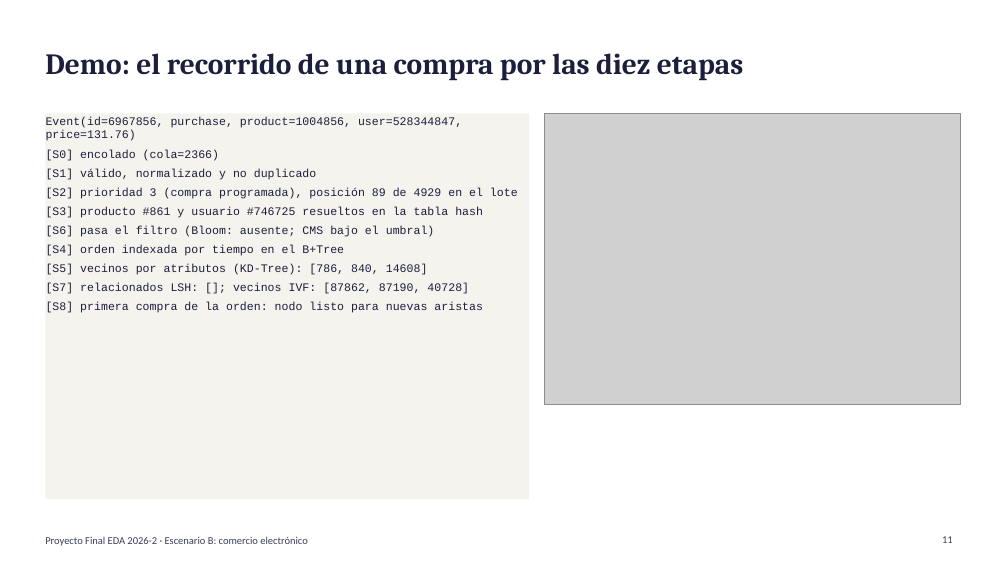
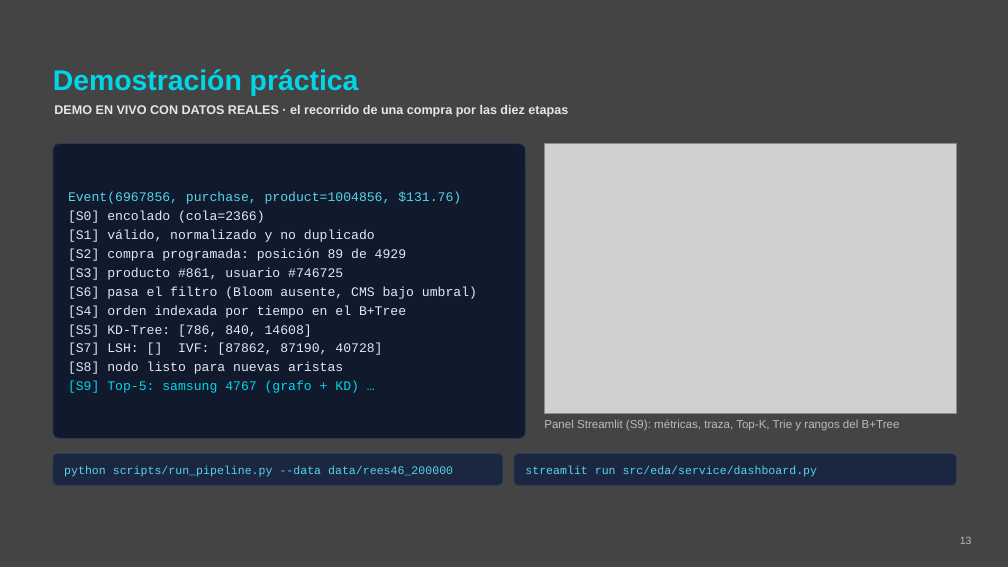
Before and after one commit to UTEC-AII/Proyecto-Final-E-AD, a slide deck: slide 13 of report/Presentacion_Final.pptx (slide 11 before the commit). Drawn at 1008x567 pixels with LibreOffice and Linux fonts; fonts in the diff are those of the drawing; grey boxes stand for pictures; background and template pictures are left out. Boxes give left, top, right and bottom in pixels: in the first picture for what was removed or moved away, otherwise in the second. Text is boxed around its words. In the diff, an @@ line names an element or a change of style, - is before the commit and + after.

```diff
--- a/report/Presentacion_Final.pptx
+++ b/report/Presentacion_Final.pptx
@@ background #FFFFFF to #444444 @@
@@ text added at (x1=53, y1=69, x2=359, y2=96), 27 pt, text #00D6E8, bold @@
+Demostración práctica
@@ text at (x1=54, y1=105, x2=568, y2=117): text changed; size 28 to 12 pt; font Cambria to Arial; text colour #1B1F3B to #E6E6E6 @@
-Demo: el recorrido de una compra por las diez etapas
+DEMO EN VIVO CON DATOS REALES · el recorrido de una compra por las diez etapas
@@ text "DEMO EN VIVO CON DATOS ..." at (x1=54, y1=105, x2=568, y2=117): vertical alignment middle to top @@
@@ rounded rectangle added at (x1=53, y1=144, x2=526, y2=439), fill #111A2C, outline #2C3B58 0.75 pt @@
@@ picture resized from (x1=544, y1=113, x2=960, y2=404) to (x1=544, y1=144, x2=957, y2=414) @@
@@ text "Event(6967856, purchase, product=1004856, $131.76)" moved from (x1=45, y1=113, x2=529, y2=499) to (x1=68, y1=192, x2=477, y2=393) @@
@@ text "Event(6967856, purchase, product=1004856, $131.76)" at (x1=68, y1=192, x2=477, y2=393): vertical alignment top to middle; fill #F5F3EE to none @@
@@ text at (x1=68, y1=192, x2=461, y2=204): text changed; size 11 to 12.5 pt; text colour #1B1F3B to #57D3EA @@
-Event(id=6967856, purchase, product=1004856, user=528344847, price=131.76)
+Event(6967856, purchase, product=1004856, $131.76)
@@ text at (x1=68, y1=211, x2=406, y2=318): size 11 to 12.5 pt, text colour #1B1F3B to #E2E8F0 in "[S0] encolado (cola=2366)", "[S1] válido, normalizado y no duplicado", "[S4] orden indexada por tiempo en el ..."; less space between paragraphs @@
@@ text at (x1=68, y1=249, x2=477, y2=299): text changed; size 11 to 12.5 pt; text colour #1B1F3B to #E2E8F0 @@
-[S2] prioridad 3 (compra programada), posición 89 de 4929 en el lote
-[S3] producto #861 y usuario #746725 resueltos en la tabla hash
-[S6] pasa el filtro (Bloom: ausente; CMS bajo el umbral)
+[S2] compra programada: posición 89 de 4929
+[S3] producto #861, usuario #746725
+[S6] pasa el filtro (Bloom ausente, CMS bajo umbral)
@@ text at (x1=68, y1=324, x2=382, y2=393): text changed; size 11 to 12.5 pt; text colour #1B1F3B to #E2E8F0 @@
-[S5] vecinos por atributos (KD-Tree): [786, 840, 14608]
-[S7] relacionados LSH: []; vecinos IVF: [87862, 87190, 40728]
-[S8] primera compra de la orden: nodo listo para nuevas aristas
+[S5] KD-Tree: [786, 840, 14608]
+[S7] LSH: [] IVF: [87862, 87190, 40728]
+[S8] nodo listo para nuevas aristas
+[S9] Top-5: samsung 4767 (grafo + KD) …
@@ text added at (x1=544, y1=419, x2=900, y2=431), 11 pt, text #BBBBBB @@
+Panel Streamlit (S9): métricas, traza, Top-K, Trie y rangos del B+Tree
@@ rounded rectangle added at (x1=53, y1=454, x2=503, y2=485), fill #1B2740, outline #2C3B58 0.75 pt @@
@@ text added at (x1=64, y1=465, x2=453, y2=477), 11 pt, text #57D3EA @@
+python scripts/run_pipeline.py --data data/rees46_200000
@@ rounded rectangle added at (x1=514, y1=454, x2=957, y2=485), fill #1B2740, outline #2C3B58 0.75 pt @@
@@ text added at (x1=525, y1=465, x2=817, y2=477), 11 pt, text #57D3EA @@
+streamlit run src/eda/service/dashboard.py
@@ text removed at (x1=45, y1=536, x2=307, y2=546) @@
-Proyecto Final EDA 2026-2 · Escenario B: comercio electrónico
@@ page number removed at (x1=942, y1=536, x2=953, y2=543) @@
-11
@@ page number added at (x1=960, y1=537, x2=972, y2=544), 10 pt, text #BBBBBB @@
+13
```
Also in this commit, not shown: 6 other slides changed, 8 slides added, 6 slides removed.
